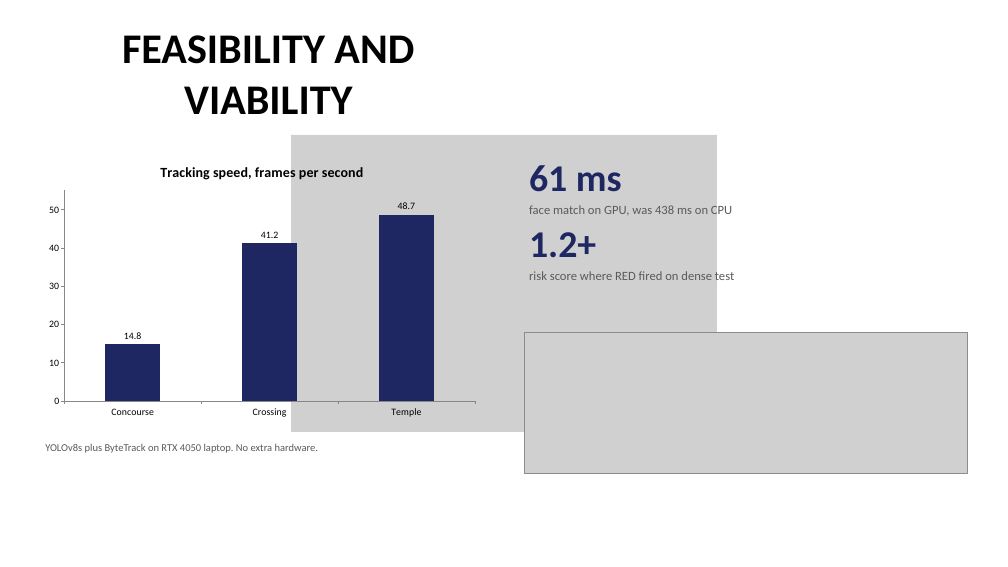
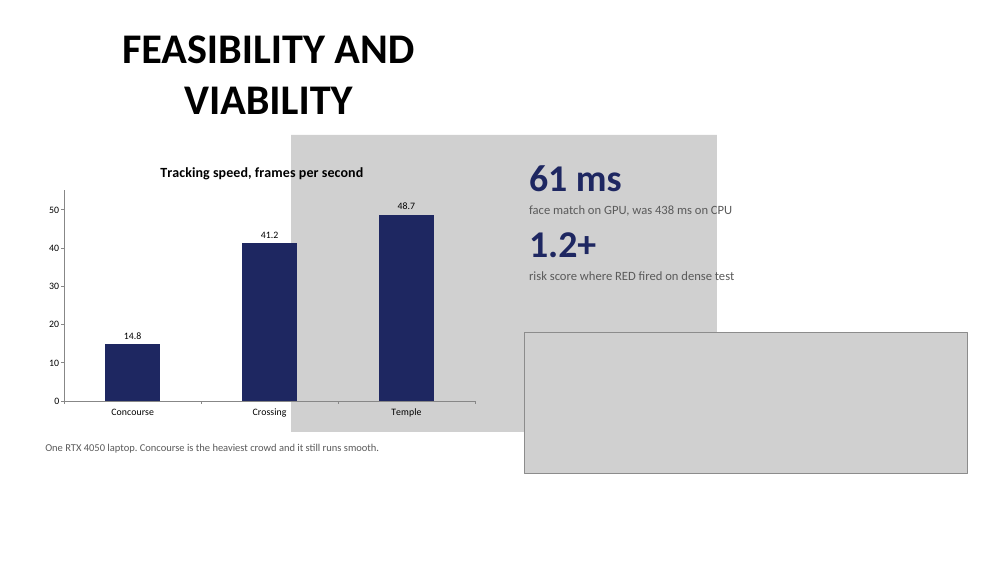
Before and after one commit to shounakjoshi88-a11y/raksha-crowd-safety-hackathon, a slide deck: slide 4 of deck/Raksha_Hackathon2026_Final.pptx. Drawn at 1008x567 pixels with LibreOffice and Linux fonts; fonts in the diff are those of the drawing; grey boxes stand for pictures. Boxes give left, top, right and bottom in pixels: in the first picture for what was removed or moved away, otherwise in the second. Text is boxed around its words. In the diff, an @@ line names an element or a change of style, - is before the commit and + after.

Commit message:
feat: deck v3 judge-friendly copy, tracked impact photo, embedded tracking GIF

```diff
--- a/deck/Raksha_Hackathon2026_Final.pptx
+++ b/deck/Raksha_Hackathon2026_Final.pptx
@@ text at (45,443,379,453): text changed @@
-YOLOv8s plus ByteTrack on RTX 4050 laptop. No extra hardware.
+One RTX 4050 laptop. Concourse is the heaviest crowd and it still runs smooth.
```
Also in this commit, not shown: 3 other slides changed, 1 other file.
